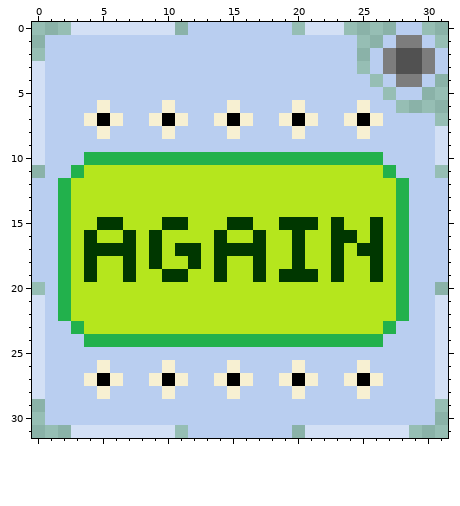
File history of a pixel-art sprite, Icons/Password.png. The picture above was drawn from the file before the commit.
The file is 32x32 pixels.
After:
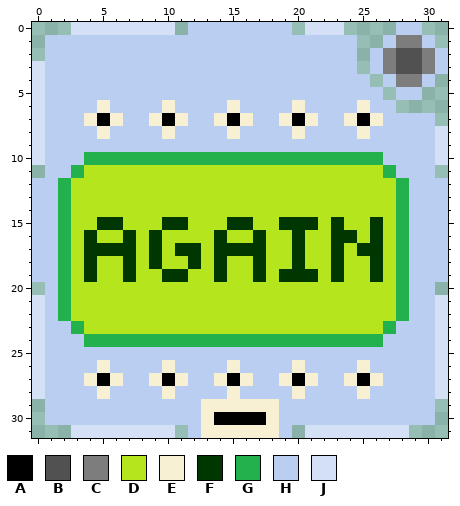
Palette (. is transparent): A #000000  B #515151  C #7d7d7d  D #b5e61d  E #f7f0d2  F #003700  G #22b14c  H #b9cef0  J #d3e0f5
Changes in this commit:
The edit turns colour H into colour A in row 30 at x 14 to 17.
The edit turns colour H into colour E in row 29 at x 13 to 18; in row 30 at x 13 and 18; in row 31 at x 13 to 18.
